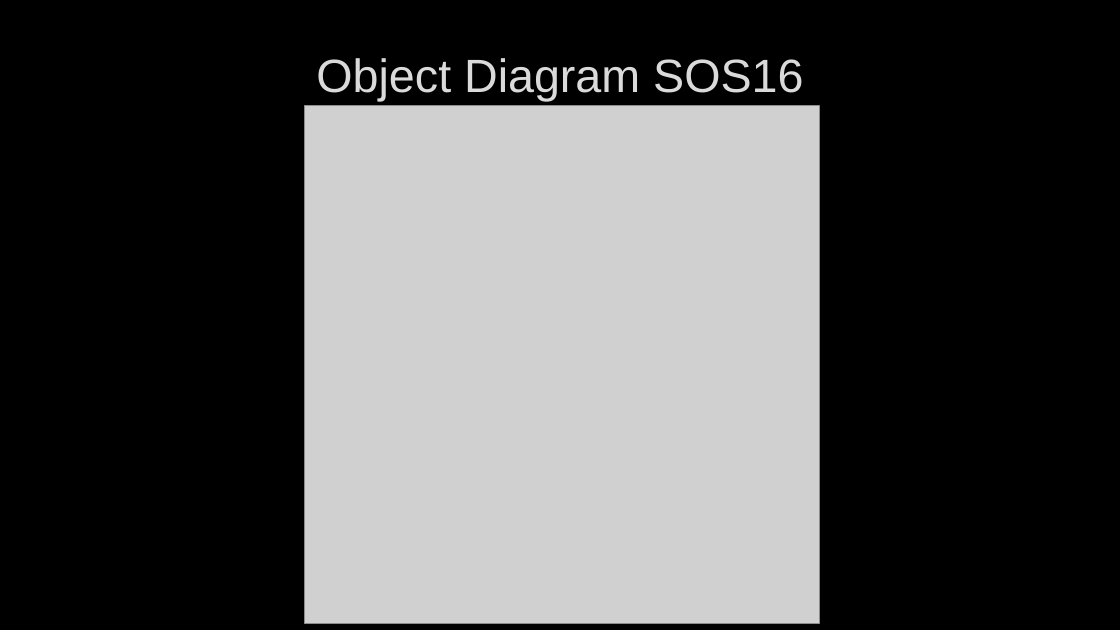
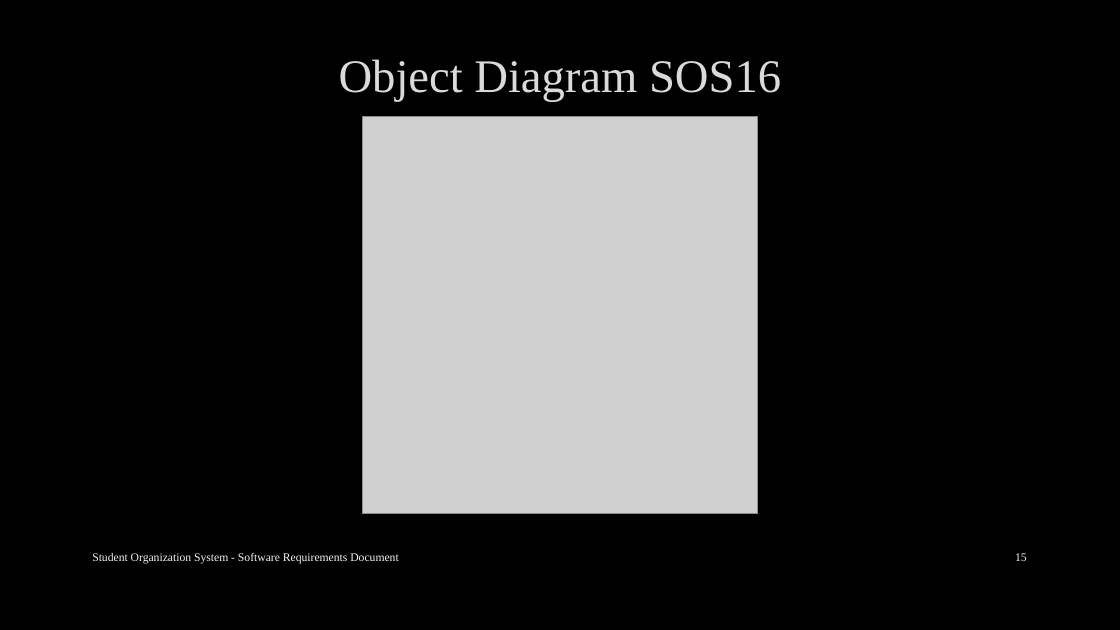
Before and after one commit to arocho032/CEN4010-Team-5, a slide deck: slide 15 of specifications/deliv1/SOS Deliverable 1 Presentation.pptx (slide 14 before the commit). Drawn at 1120x630 pixels with LibreOffice and Linux fonts; fonts in the diff are those of the drawing; grey boxes stand for pictures; background and template pictures are left out. Boxes give left, top, right and bottom in pixels: in the first picture for what was removed or moved away, otherwise in the second. Text is boxed around its words. In the diff, an @@ line names an element or a change of style, - is before the commit and + after.

```diff
--- a/specifications/deliv1/SOS Deliverable 1 Presentation.pptx
+++ b/specifications/deliv1/SOS Deliverable 1 Presentation.pptx
@@ title "Object Diagram SOS16" at (x1=339, y1=59, x2=781, y2=102): font Arial to Times New Roman @@
@@ picture resized from (x1=304, y1=106, x2=819, y2=623) to (x1=362, y1=117, x2=758, y2=514) @@
@@ text added at (x1=92, y1=552, x2=398, y2=564), 10 pt, text #F2F2F2 @@
+Student Organization System - Software Requirements Document
@@ page number added at (x1=1015, y1=553, x2=1027, y2=561), 10 pt, text #F2F2F2 @@
+15
```
Also in this commit, not shown: 11 other slides changed, 4 slides added, 3 slides removed.
